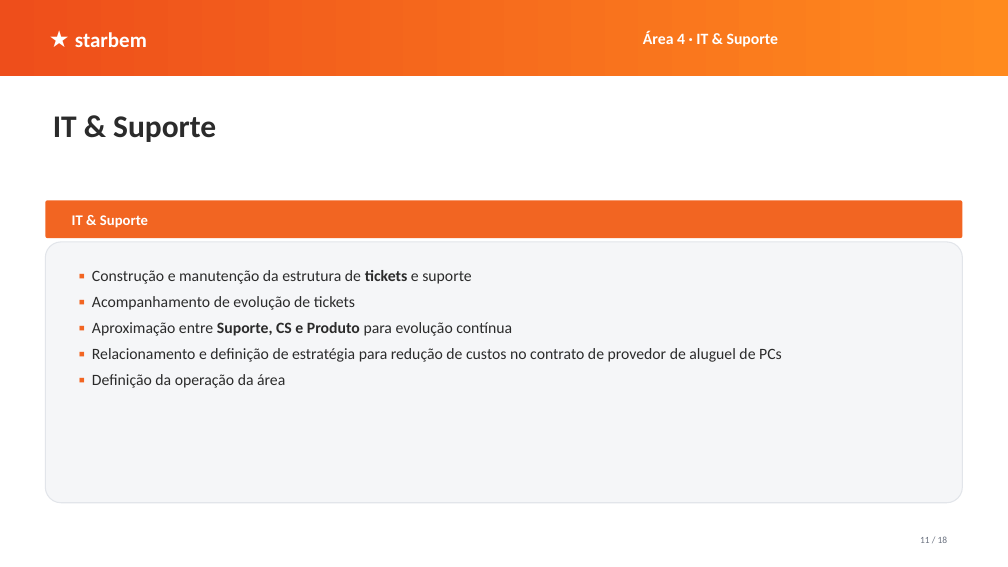
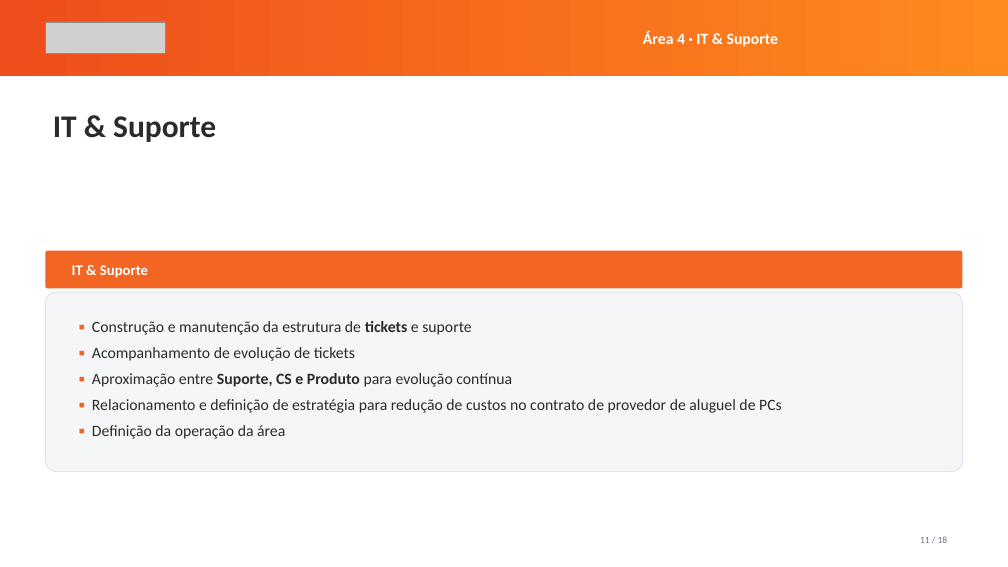
Before and after one commit to renato-dmb/agenda-facil, a slide deck: slide 11 of docs/conversa-ceo/apresentacao.pptx. Drawn at 1008x567 pixels with LibreOffice and Linux fonts; fonts in the diff are those of the drawing; grey boxes stand for pictures. Boxes give left, top, right and bottom in pixels: in the first picture for what was removed or moved away, otherwise in the second. Text is boxed around its words. In the diff, an @@ line names an element or a change of style, - is before the commit and + after.

```diff
--- a/docs/conversa-ceo/apresentacao.pptx
+++ b/docs/conversa-ceo/apresentacao.pptx
@@ picture added at (45, 22, 165, 54) @@
@@ text removed at (75, 32, 147, 47) @@
-★ starbem
@@ rounded rectangle: place and size @@
-rounded rectangle at (45, 200, 963, 238)
+rounded rectangle at (45, 251, 963, 289)
@@ text "IT & Suporte": place and size @@
-text "IT & Suporte" at (72, 215, 148, 228)
+text "IT & Suporte" at (72, 265, 148, 278)
@@ rounded rectangle: place and size @@
-rounded rectangle at (45, 242, 963, 503)
+rounded rectangle at (45, 293, 963, 472)
@@ text "▪ Construção e manutenção da ...": place and size @@
-text "▪ Construção e manutenção da ..." at (92, 270, 782, 388)
+text "▪ Construção e manutenção da ..." at (92, 321, 782, 439)
```
Also in this commit, not shown: 17 other slides changed, 6 other files.
